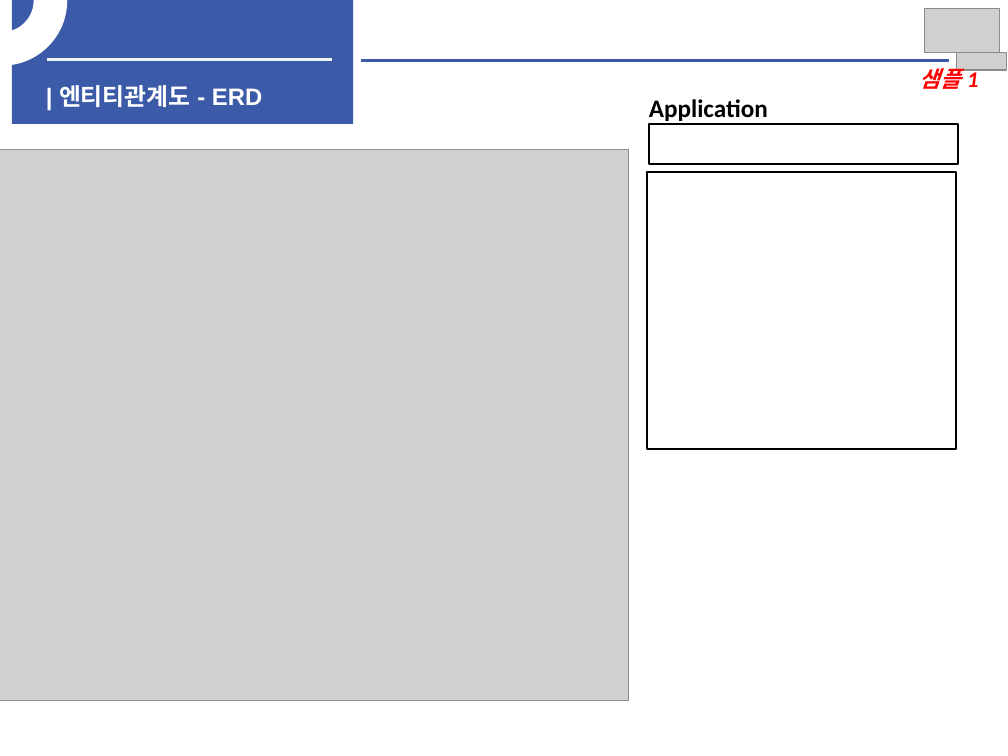
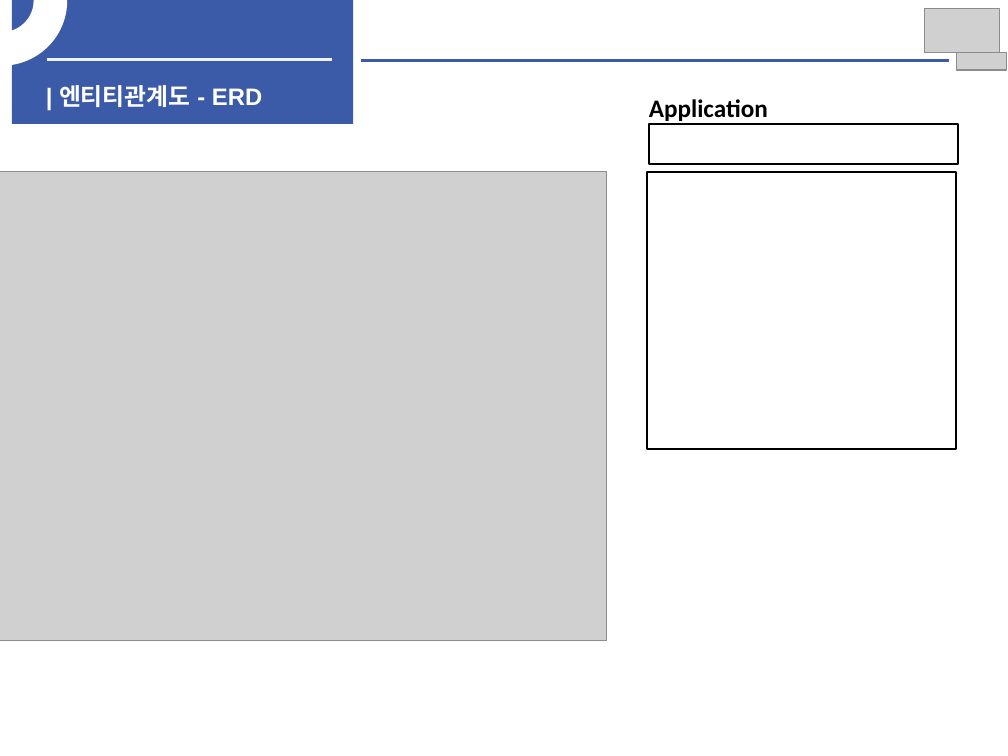
Before and after one commit to woojin1027/THE-FACO, a slide deck: slide 13 of 중간보고서/중간보고서.pptx. Drawn at 1008x756 pixels with LibreOffice and Linux fonts; fonts in the diff are those of the drawing; grey boxes stand for pictures. Boxes give left, top, right and bottom in pixels: in the first picture for what was removed or moved away, otherwise in the second. Text is boxed around its words. In the diff, an @@ line names an element or a change of style, - is before the commit and + after.

```diff
--- a/중간보고서/중간보고서.pptx
+++ b/중간보고서/중간보고서.pptx
@@ text removed at (920,63,978,89) @@
-샘플 1
@@ picture: place and size @@
-picture at (0,149,629,701)
+picture at (0,171,607,640)
```
Also in this commit, not shown: 6 other slides changed, 2 slides added.
